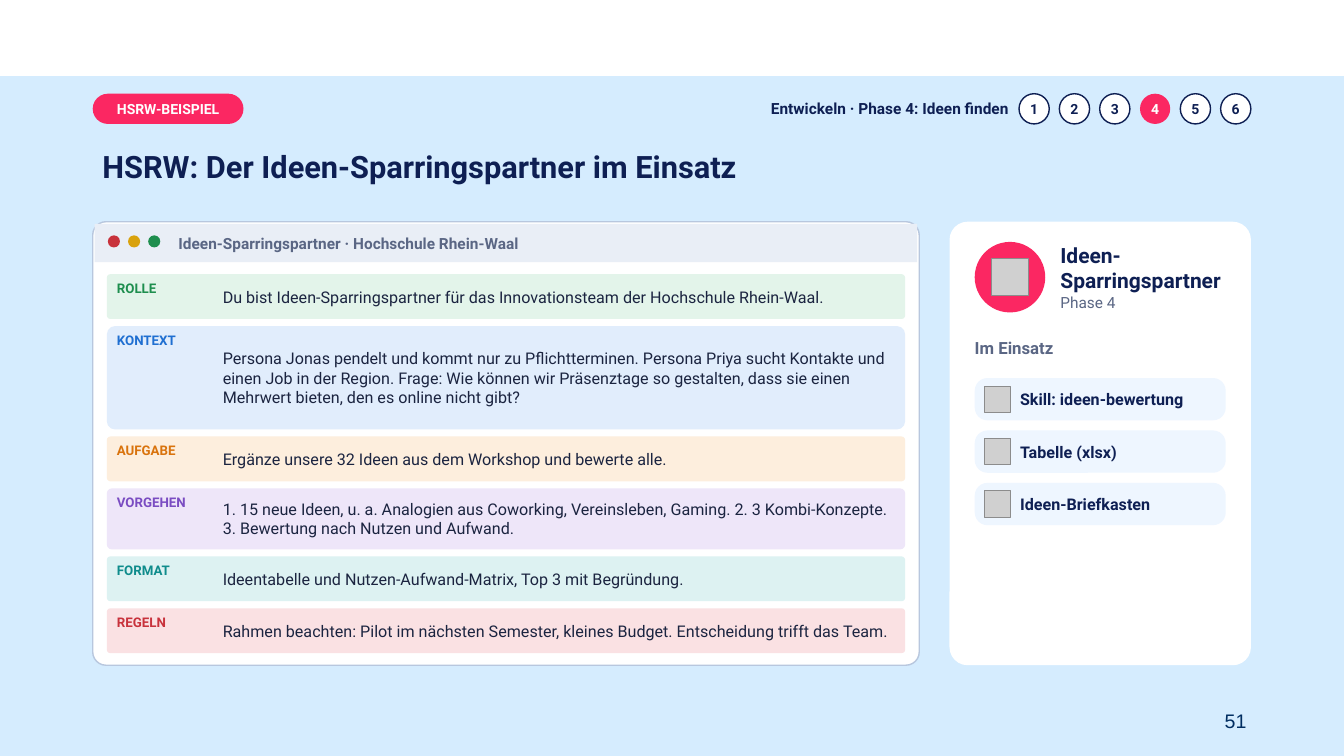
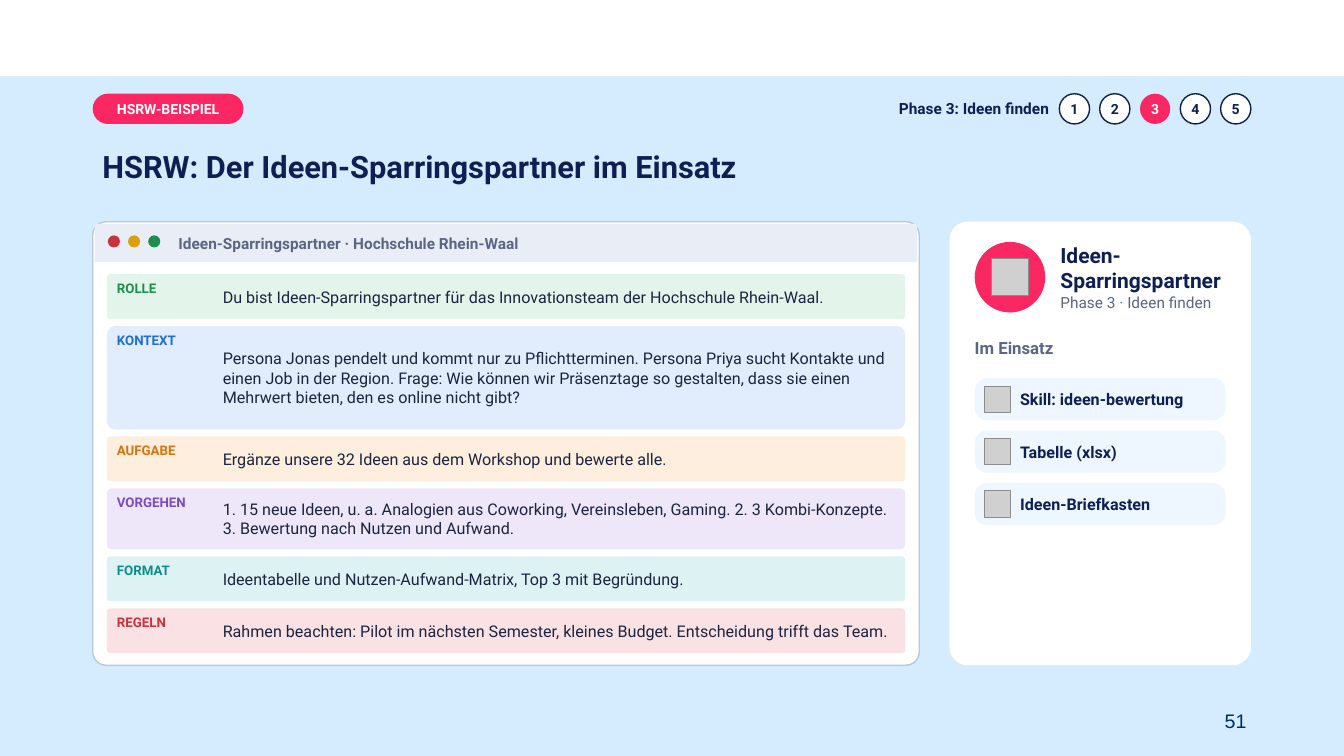
Before and after one commit to nina-nue/NKN, a slide deck: slide 51 of workshop-ki-fuer-kmu/KI-INNOVATION_Teil1_2026-11-03.pptx. Drawn at 1344x756 pixels with LibreOffice and Linux fonts; fonts in the diff are those of the drawing; grey boxes stand for pictures; background and template pictures are left out. Boxes give left, top, right and bottom in pixels: in the first picture for what was removed or moved away, otherwise in the second. Text is boxed around its words. In the diff, an @@ line names an element or a change of style, - is before the commit and + after.

```diff
--- a/workshop-ki-fuer-kmu/KI-INNOVATION_Teil1_2026-11-03.pptx
+++ b/workshop-ki-fuer-kmu/KI-INNOVATION_Teil1_2026-11-03.pptx
@@ text at (899,102,1049,114): text changed @@
-Entwickeln · Phase 4: Ideen finden
+Phase 3: Ideen finden
@@ ellipse "3" at (1140,94,1171,124): text colour #0E1F53 to #FFFFFF; fill #FFFFFF to #FB2762; outline #0E1F53 1 pt to none @@
@@ 5 ellipses: place and size @@
-5 ellipses at (1019,94,1211,124)
+5 ellipses at (1060,94,1251,124)
@@ ellipse "4" at (1181,94,1211,124): text colour #FFFFFF to #0E1F53; fill #FB2762 to #FFFFFF; outline none to #0E1F53 1 pt @@
@@ text at (1060,296,1211,308): text changed @@
-Phase 4
+Phase 3 · Ideen finden
```
Also in this commit, not shown: 36 other slides changed, 3 other files.
